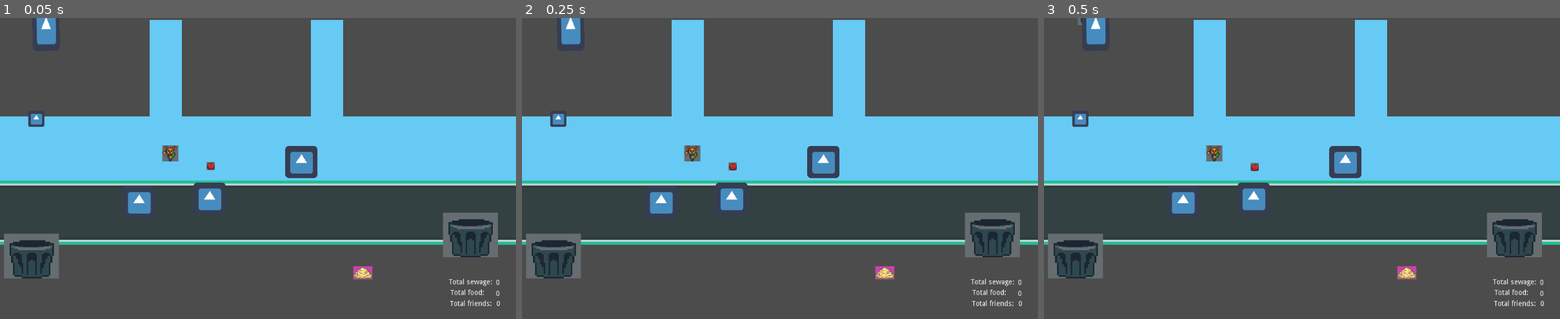
Above: before the commit, frames 1-3 (left to right).
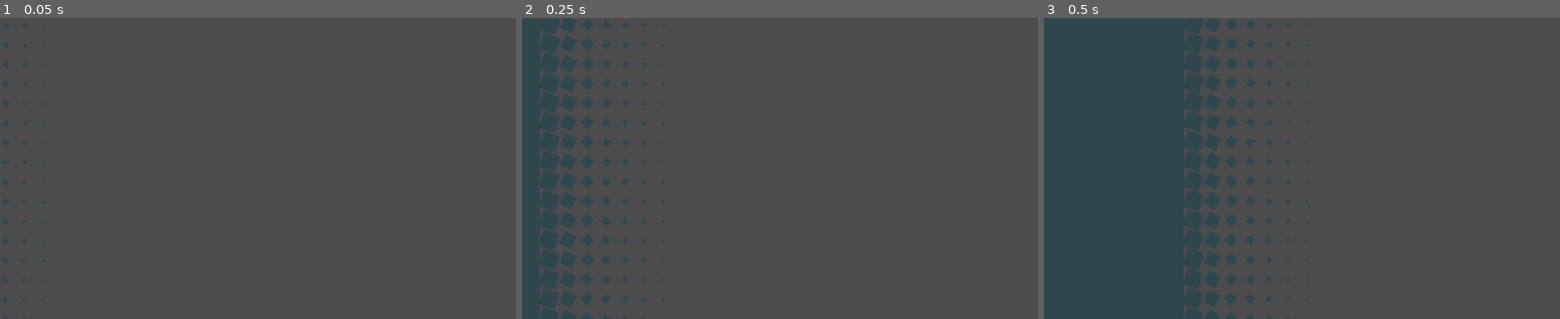
Above: after the commit, the same moments.

Repository: darthbeeblebrox/gamejam2
Game: Godot game, scene res://Scenes/IntroComic.tscn
Same seed, same stepped clock (60 frames per second), same inputs: the game is played once before the commit and once after it. Before the commit the project starts from res://Scenes/Main.tscn. The engine's default icon, where the game draws it, is replaced by a stand-in: a white triangle on a blue panel in a dark square.
Inputs:
- Up to frame 1 (0.05 s): no input
- Up to frame 2 (0.25 s): no input
- Up to frame 3 (0.5 s): no input

The runs differ from the first frame. In frame 1, 34% of the frame differs, in the area x 0-100%, y 0-100%; in frame 2, 37%; in frame 3, 48%.

Commit message:
Proper wipe screen, but placeholder graphics

Diff:
--- a/Scenes/BackgroundTest.tscn
+++ b/Scenes/BackgroundTest.tscn
@@ -107,7 +107,7 @@
 } ]
 5/z_index = 0
 
-[node name="Node2D" type="TileMap"]
+[node name="Background" type="TileMap"]
 position = Vector2( -343, -184 )
 z_index = -1
 tile_set = SubResource( 1 )
--- a/Scenes/Comic1.tscn
+++ /dev/null
@@ -1,40 +0,0 @@
-[gd_scene load_steps=5 format=2]
-
-[ext_resource path="res://Sprites/Items/numbers.png" type="Texture" id=1]
-[ext_resource path="res://Scripts/IntroComics.gd" type="Script" id=2]
-[ext_resource path="res://Scenes/Main.tscn" type="PackedScene" id=3]
-[ext_resource path="res://Scenes/ScreenWiper.tscn" type="PackedScene" id=4]
-
-[node name="IntroComics" type="Node2D"]
-script = ExtResource( 2 )
-next_scene = ExtResource( 3 )
-
-[node name="ScreenWiper" parent="." instance=ExtResource( 4 )]
-
-[node name="Comics" type="Node" parent="."]
-
-[node name="Sprite1" type="Sprite" parent="Comics"]
-visible = false
-position = Vector2( 497, 285 )
-scale = Vector2( 2.67708, 3.23438 )
-texture = ExtResource( 1 )
-
-[node name="Sprite2" type="Sprite" parent="Comics"]
-visible = false
-position = Vector2( 878, 494 )
-scale = Vector2( 2.67708, 3.23438 )
-texture = ExtResource( 1 )
-
-[node name="Sprite3" type="Sprite" parent="Comics"]
-visible = false
-position = Vector2( 906, 578 )
-scale = Vector2( 2.67708, 3.23438 )
-texture = ExtResource( 1 )
-
-[node name="Sprite4" type="Sprite" parent="Comics"]
-visible = false
-position = Vector2( 1007, 650 )
-scale = Vector2( 2.67708, 3.23438 )
-texture = ExtResource( 1 )
-
-[connection signal="wipe_finished" from="ScreenWiper" to="." method="_on_ScreenWiper_wipe_finished"]
--- /dev/null
+++ b/Scenes/IntroComic.tscn
@@ -0,0 +1,28 @@
+[gd_scene load_steps=5 format=2]
+
+[ext_resource path="res://Sprites/Items/numbers.png" type="Texture" id=1]
+[ext_resource path="res://Scripts/IntroComics.gd" type="Script" id=2]
+[ext_resource path="res://Scenes/ScreenWiper.tscn" type="PackedScene" id=3]
+[ext_resource path="res://Scenes/Main.tscn" type="PackedScene" id=4]
+
+[node name="IntroComics" type="Node2D"]
+script = ExtResource( 2 )
+next_scene = ExtResource( 4 )
+
+[node name="ScreenWiper" parent="." instance=ExtResource( 3 )]
+
+[node name="Comics" type="Node" parent="."]
+
+[node name="Sprite1" type="Sprite" parent="Comics"]
+visible = false
+position = Vector2( 497, 285 )
+scale = Vector2( 2.67708, 3.23438 )
+texture = ExtResource( 1 )
+
+[node name="Sprite2" type="Sprite" parent="Comics"]
+visible = false
+position = Vector2( 878, 494 )
+scale = Vector2( 2.67708, 3.23438 )
+texture = ExtResource( 1 )
+
+[connection signal="wipe_is_halfway_done" from="ScreenWiper" to="." method="_on_ScreenWiper_wipe_is_halfway_done"]
--- a/Scenes/Main.tscn
+++ b/Scenes/Main.tscn
@@ -48,7 +48,7 @@
 [node name="TrashCan3" parent="TrashCans" instance=ExtResource( 2 )]
 position = Vector2( 935, 435 )
 
-[node name="Node2D" parent="." instance=ExtResource( 9 )]
+[node name="Background" parent="." instance=ExtResource( 9 )]
 
 [node name="Camera2D" type="Camera2D" parent="."]
 position = Vector2( 512, 304 )
--- a/Scenes/ScreenWiper.tscn
+++ b/Scenes/ScreenWiper.tscn
@@ -5,31 +5,28 @@
 
 [sub_resource type="Curve2D" id=1]
 _data = {
-"points": PoolVector2Array( 0, 0, 0, 0, -318.257, 3.71014, 0, 0, 0, 0, 584.592, -6.49274 )
+"points": PoolVector2Array( 0, 0, 0, 0, -320.498, 16.0773, 0, 0, 0, 0, 592.076, 13.6038 )
 }
 
 [node name="Node2D" type="Node2D"]
 script = ExtResource( 1 )
 
 [node name="Path2D" type="Path2D" parent="."]
-position = Vector2( 497, 285 )
-scale = Vector2( 2.67708, 3.23438 )
+position = Vector2( 242.851, 285 )
+scale = Vector2( 3.87475, 3.23438 )
 curve = SubResource( 1 )
 
 [node name="ScreenWipeLocation" type="PathFollow2D" parent="Path2D"]
-position = Vector2( -318.257, 3.71014 )
-rotation = -0.0113002
+position = Vector2( -320.498, 16.0773 )
+rotation = -0.00271102
 scale = Vector2( 1, 1.75455 )
 loop = false
 
 [node name="ScreenWipe" type="Sprite" parent="Path2D/ScreenWipeLocation"]
-position = Vector2( -20.9144, 2.51593 )
-scale = Vector2( 0.373541, 0.309178 )
+position = Vector2( 10.1658, -5.21362 )
+rotation = -3.13265
+scale = Vector2( 0.607133, -0.430554 )
 z_index = 1
 texture = ExtResource( 2 )
 
-[node name="WipeTimer" type="Timer" parent="."]
-wait_time = 1.5
-one_shot = true
-
-[connection signal="timeout" from="WipeTimer" to="." method="_on_WipeTimer_timeout"]
+[connection signal="wipe_is_halfway_done" from="." to="." method="_on_Node2D_wipe_is_halfway_done"]
--- a/Scripts/IntroComics.gd
+++ b/Scripts/IntroComics.gd
@@ -2,7 +2,8 @@
 
 export var next_scene : PackedScene
 var generator
-
+var last_sprite
+var next_sprite
 
 func _ready():
 	# Turns on first sprite
@@ -19,7 +20,10 @@
 	for sprite in $Comics.get_children():
 		print("Turning on a sprite")
 		do_screen_wipe()
-		sprite.visible = true
+		# Is actually turned visible when event is triggered
+		last_sprite = next_sprite
+		next_sprite = sprite
+#		sprite.visible = true
 		yield()
 	# After sprites are exhausted, actually change scene
 	get_tree().change_scene_to(next_scene)
@@ -28,3 +32,9 @@
 func do_screen_wipe():
 	# Controls its own wipe end
 	$ScreenWiper.start_wipe()
+
+
+func _on_ScreenWiper_wipe_is_halfway_done():
+	next_sprite.visible = true
+	if last_sprite:
+		last_sprite.visible = false
--- a/Scripts/ScreenWiper.gd
+++ b/Scripts/ScreenWiper.gd
@@ -2,10 +2,12 @@
 
 
 signal wipe_finished
+signal wipe_is_halfway_done
 
 onready var location = get_node("Path2D/ScreenWipeLocation")
-export var wipe_speed = 500
+export var wipe_speed = 250
 var is_wiping = false
+var wipe_is_halfway = false
 
 
 func _ready():
@@ -13,22 +15,25 @@
 
 
 func _process(delta):
+	if location.unit_offset > 0.5:
+		emit_signal("wipe_is_halfway_done")
 	location.set_offset(location.get_offset() + wipe_speed * delta)
+	if location.unit_offset > 0.99:
+		end_wipe()
 
 
 func start_wipe():
-	$WipeTimer.start()
 	set_process(true)
 	is_wiping = true
+	wipe_is_halfway = false
 
 
 func end_wipe():
 	set_process(false)
 	is_wiping = false
 	$Path2D/ScreenWipeLocation.offset = 0
+	emit_signal("wipe_finished")
 
 
-func _on_WipeTimer_timeout():
-	# Reset
-	end_wipe()
-	emit_signal("wipe_finished")
+func _on_Node2D_wipe_is_halfway_done():
+	wipe_is_halfway = true
--- a/project.godot
+++ b/project.godot
@@ -27,12 +27,17 @@
 [application]
 
 config/name="Gamejam 2"
-run/main_scene="res://Scenes/Main.tscn"
+run/main_scene="res://Scenes/IntroComic.tscn"
 config/icon="res://icon.png"
 
 [autoload]
 
 ScoreSingleton="*res://Scripts/ScoreSingleton.gd"
+
+[display]
+
+window/size/resizable=false
+window/size/fullscreen=true
 
 [input]
 
Binary file added: Sprites/Items/punching_rat.png
Not shown, added: Sprites/Items/punching_rat.png.import
Binary file added: Sprites/Items/punching_rat2.png
Not shown, added: Sprites/Items/punching_rat2.png.import
Binary file added: Sprites/Items/punching_rat3.png
Not shown, added: Sprites/Items/punching_rat3.png.import
Binary file added: Sprites/Items/punching_rat4.png
Not shown, added: Sprites/Items/punching_rat4.png.import
